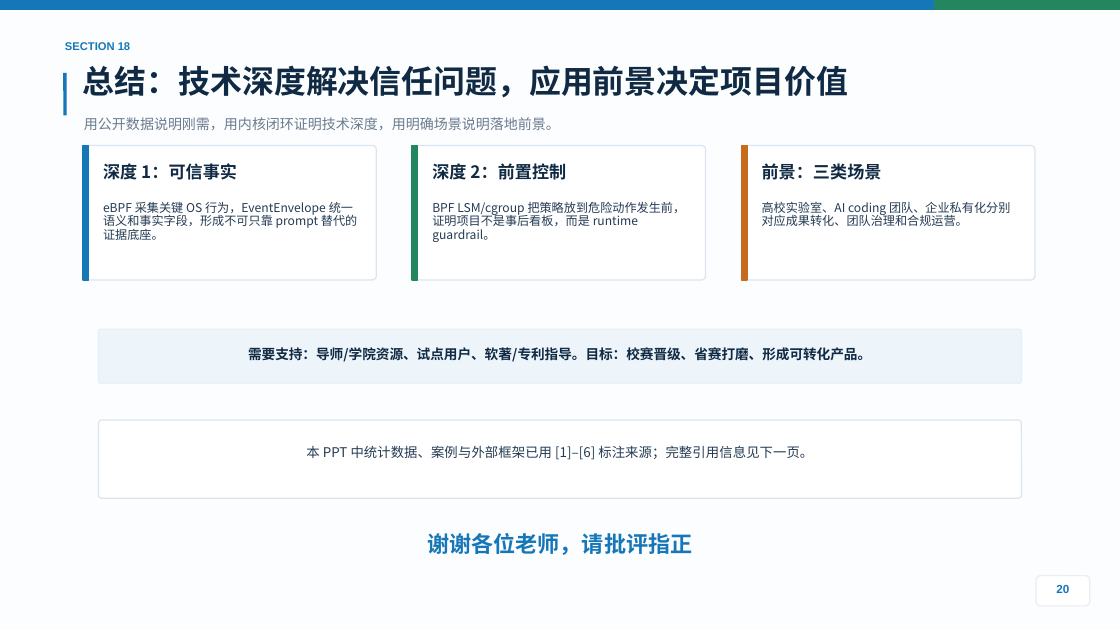
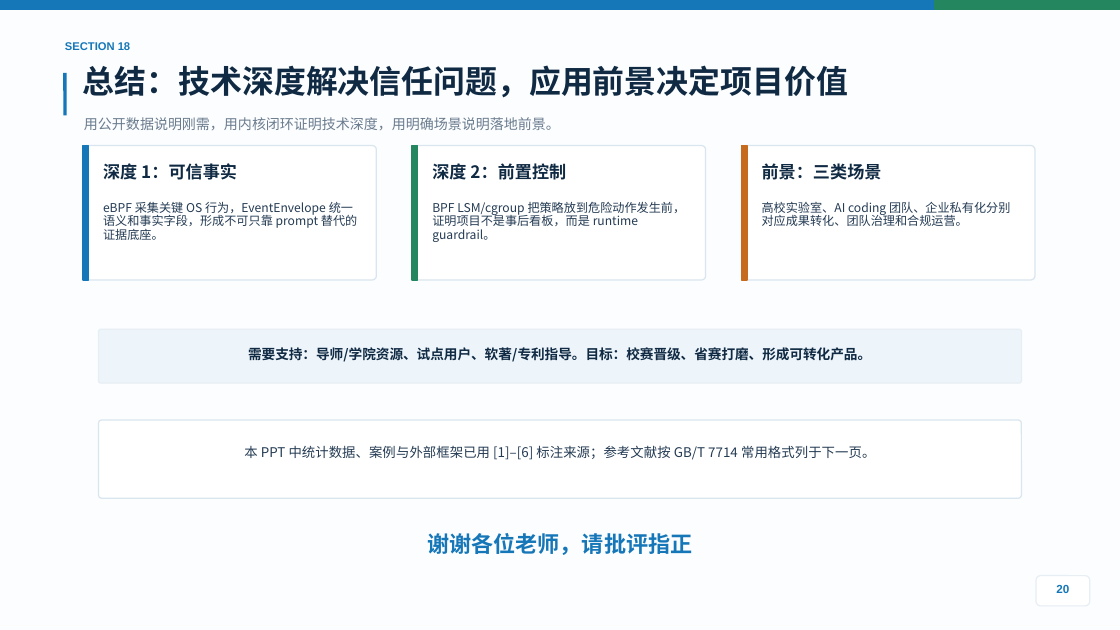
Before and after one commit to stevessr/agent-ebpf-filter, a slide deck: slide 20 of docs/competition/2026-guochuang/output/final/Agent-eBPF-Filter-项目答辩路演PPT-浅色优化版.pptx. Drawn at 1120x630 pixels with LibreOffice and Linux fonts; fonts in the diff are those of the drawing. Boxes give left, top, right and bottom in pixels: in the first picture for what was removed or moved away, otherwise in the second. Text is boxed around its words. In the diff, an @@ line names an element or a change of style, - is before the commit and + after.

Commit message:
优化项目答辩PPT，更新引用信息页格式，调整资料来源标注，新增静态预览图

```diff
--- a/docs/competition/2026-guochuang/output/final/Agent-eBPF-Filter-项目答辩路演PPT-浅色优化版.pptx
+++ b/docs/competition/2026-guochuang/output/final/Agent-eBPF-Filter-项目答辩路演PPT-浅色优化版.pptx
@@ text at box(244, 445, 875, 460): text changed @@
-本 PPT 中统计数据、案例与外部框架已用 [1]–[6] 标注来源；完整引用信息见下一页。
+本 PPT 中统计数据、案例与外部框架已用 [1]–[6] 标注来源；参考文献按 GB/T 7714 常用格式列于下一页。
```
Also in this commit, not shown: 5 other slides changed, 9 other files.
